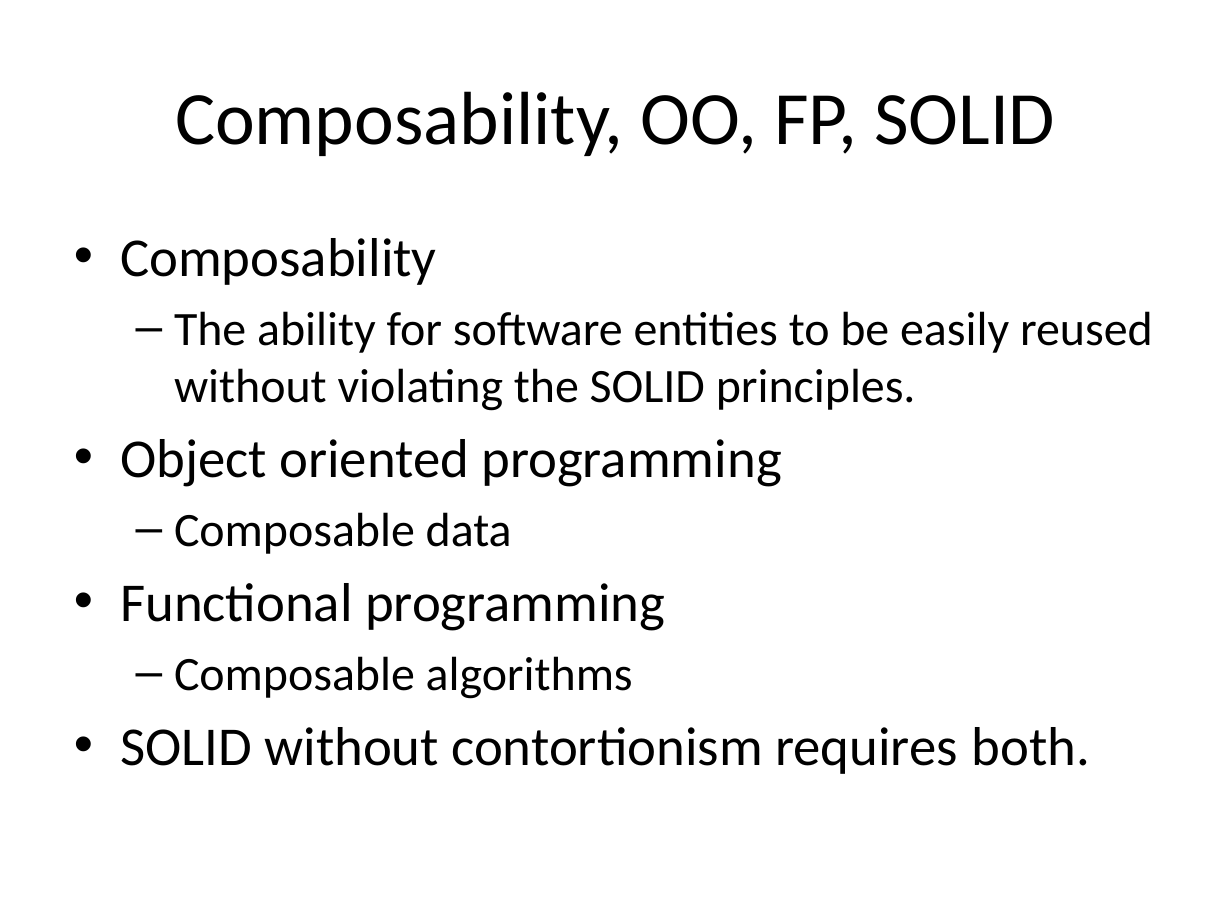
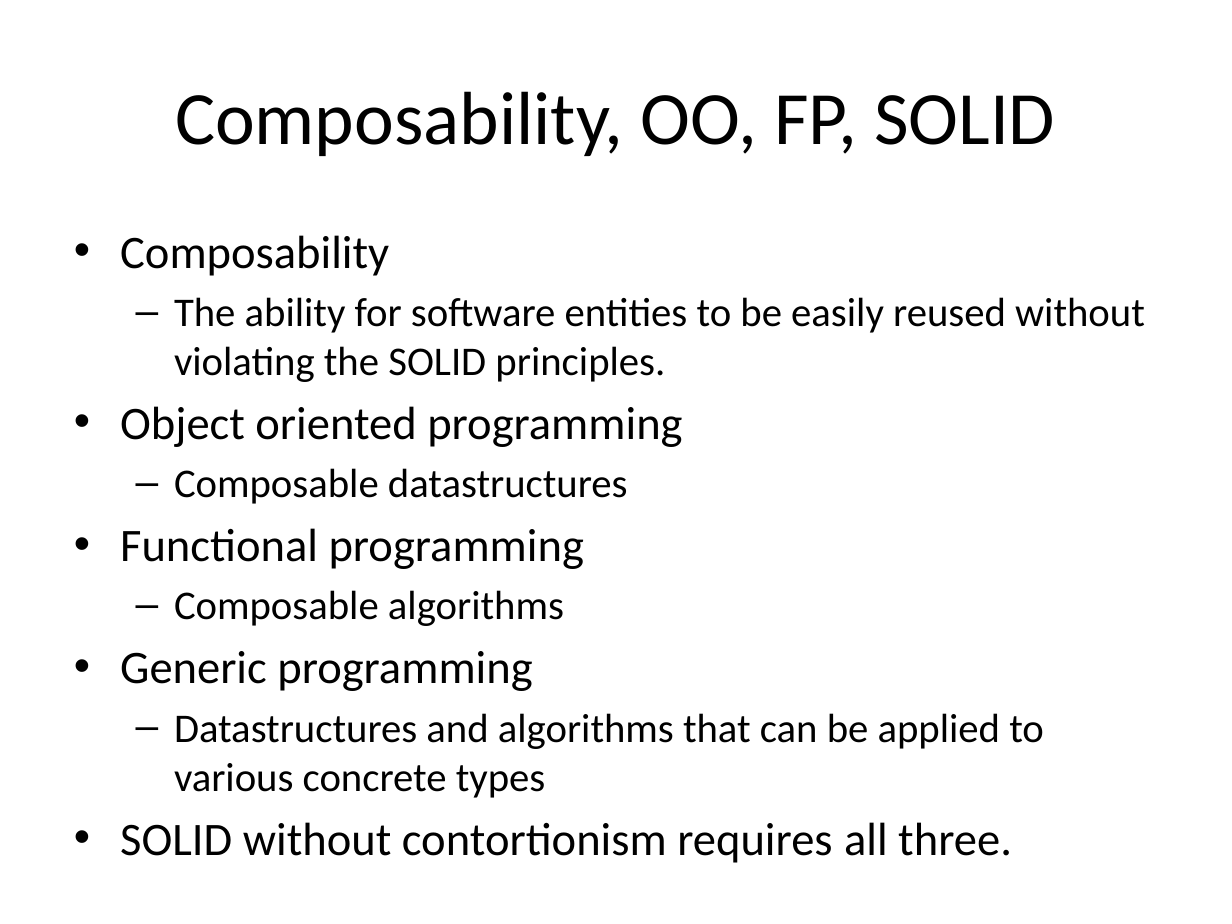
Before and after one commit to mlidbom/CSharpElevate, a slide deck: slide 8 of CSharp3.pptx. Drawn at 1232x924 pixels with LibreOffice and Linux fonts; fonts in the diff are those of the drawing. Boxes give left, top, right and bottom in pixels: in the first picture for what was removed or moved away, otherwise in the second. Text is boxed around its words. In the diff, an @@ line names an element or a change of style, - is before the commit and + after.

```diff
--- a/CSharp3.pptx
+++ b/CSharp3.pptx
@@ text at <box>120,235,1145,626</box>: size 32 to 27.2 pt in "Composability", "Object oriented programming", "Functional programming"; size 28 to 23.8 pt in "The ability for software entities to be ...", "Composable algorithms" @@
@@ text at <box>174,468,628,504</box>: text changed; size 28 to 23.8 pt @@
-  – Composable data
+  – Composable datastructures
@@ text at <box>120,651,1044,863</box>: text changed; size 32 to 23.8 pt @@
-• SOLID without contortionism requires both.
+• Generic programming
+  – Datastructures and algorithms that can be applied to various concrete types
+• SOLID without contortionism requires all three.
```
Also in this commit, not shown: 2 other slides changed.
